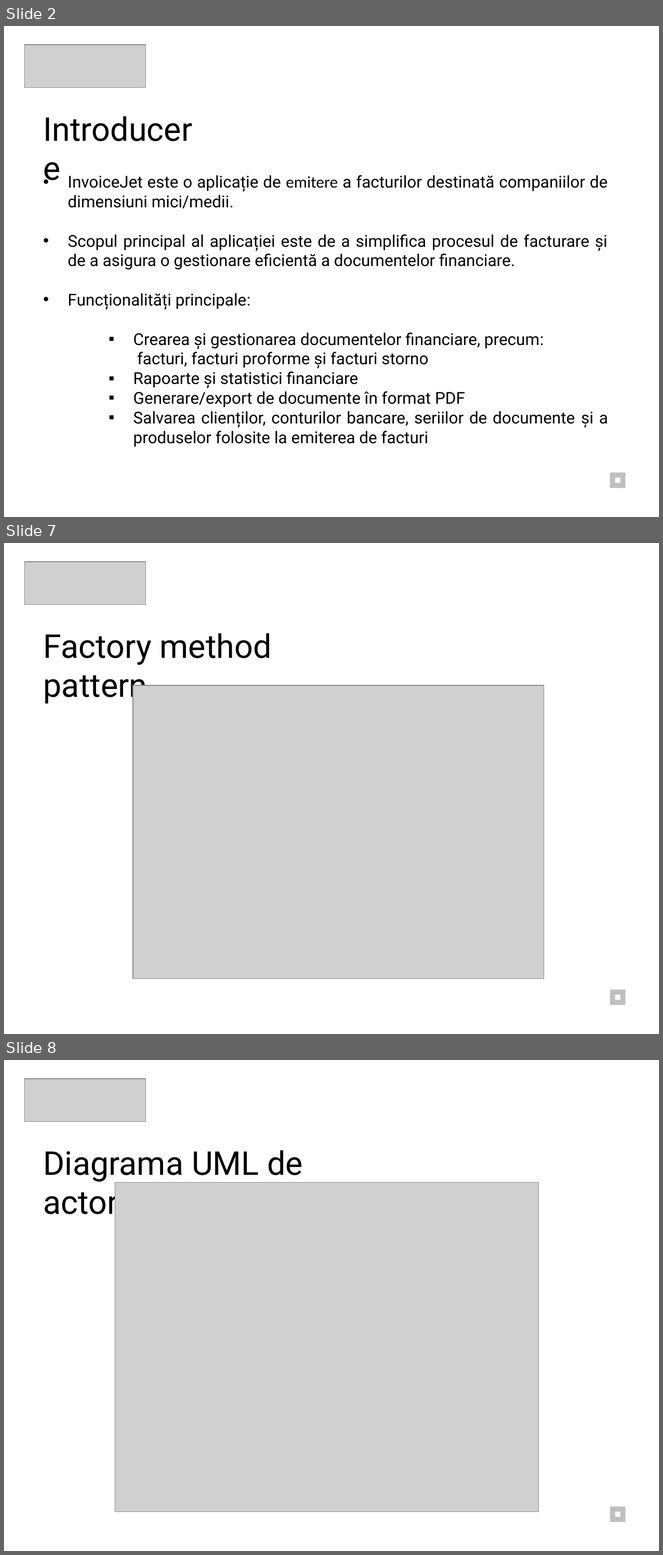
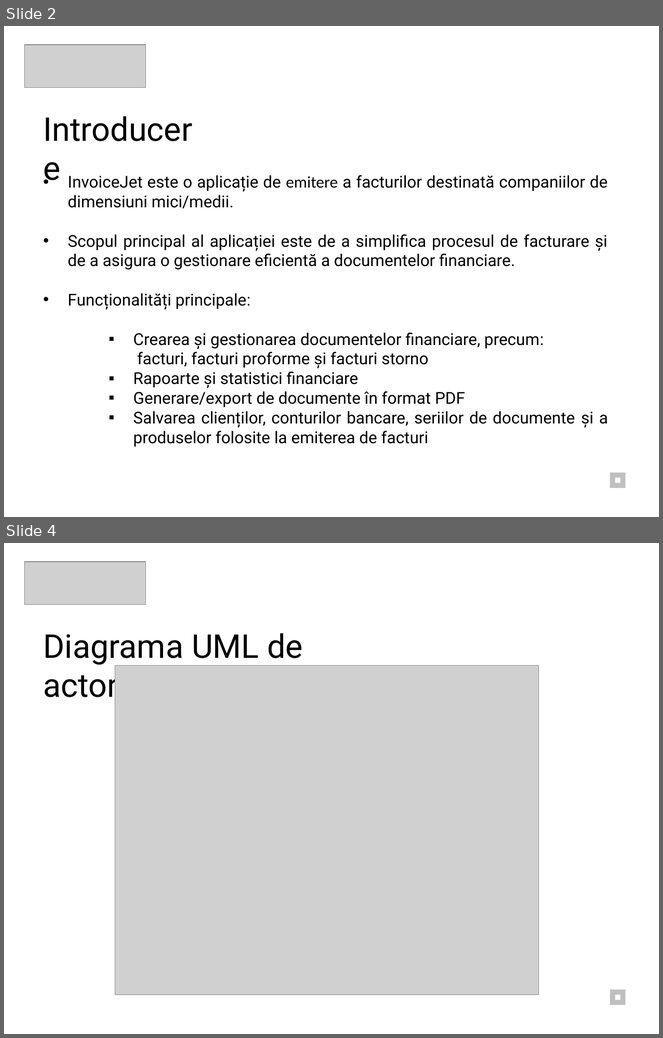
Before and after one commit to zsoltibv/InvoiceJet, a slide deck: Prezentare_Hosszu_Zsolt.pptx. Shown one above the other, each under a label of ours: slides 2, 7 and 8 before the commit, slides 2 and 4 after it; the slides between them are not shown. The pictures are 663x1555 and 663x1038 pixels, drawn with LibreOffice and Linux fonts; fonts in the diff are those of the drawing; grey boxes stand for pictures. Boxes give left, top, right and bottom in pixels: in the first picture for what was removed or moved away, otherwise in the second. Text is boxed around its words. In the diff, an @@ line names an element or a change of style, - is before the commit and + after.

```diff
--- a/Prezentare_Hosszu_Zsolt.pptx
+++ b/Prezentare_Hosszu_Zsolt.pptx
@@ slide 7 removed at (x1=4, y1=543, x2=659, y2=1034), background #FFFFFF @@
@@ picture removed at (x1=24, y1=562, x2=145, y2=605) @@
@@ text removed at (x1=43, y1=633, x2=271, y2=705) @@
-Factory method pattern
@@ picture removed at (x1=133, y1=686, x2=544, y2=979) @@
@@ rectangle removed at (x1=610, y1=990, x2=626, y2=1006) @@
@@ rectangle removed at (x1=616, y1=995, x2=621, y2=1000) @@
@@ what was slide 8 is now slide 4 @@
```
Also in this commit, not shown: 2 slides changed, 3 other slides removed.
